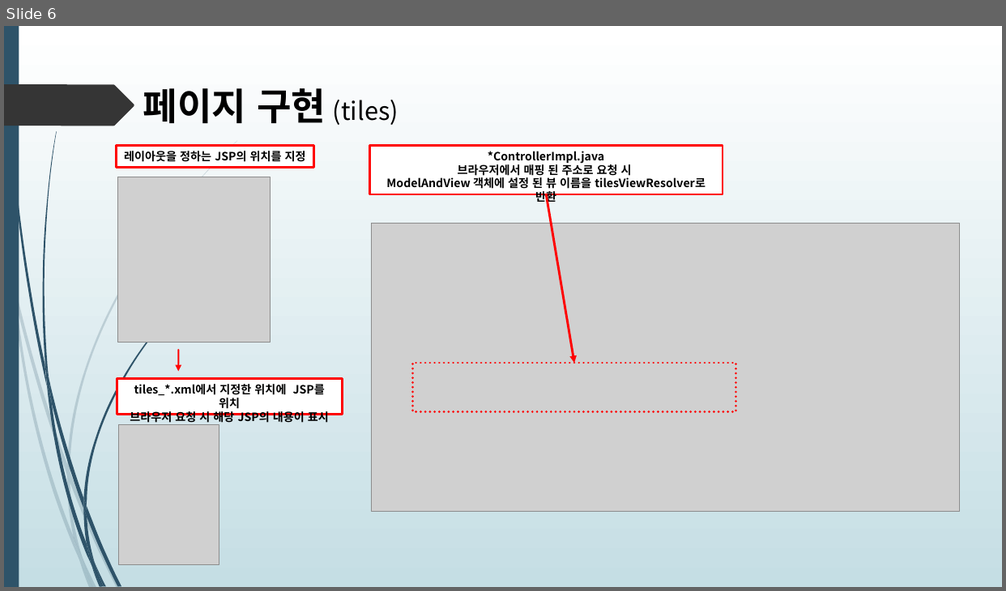
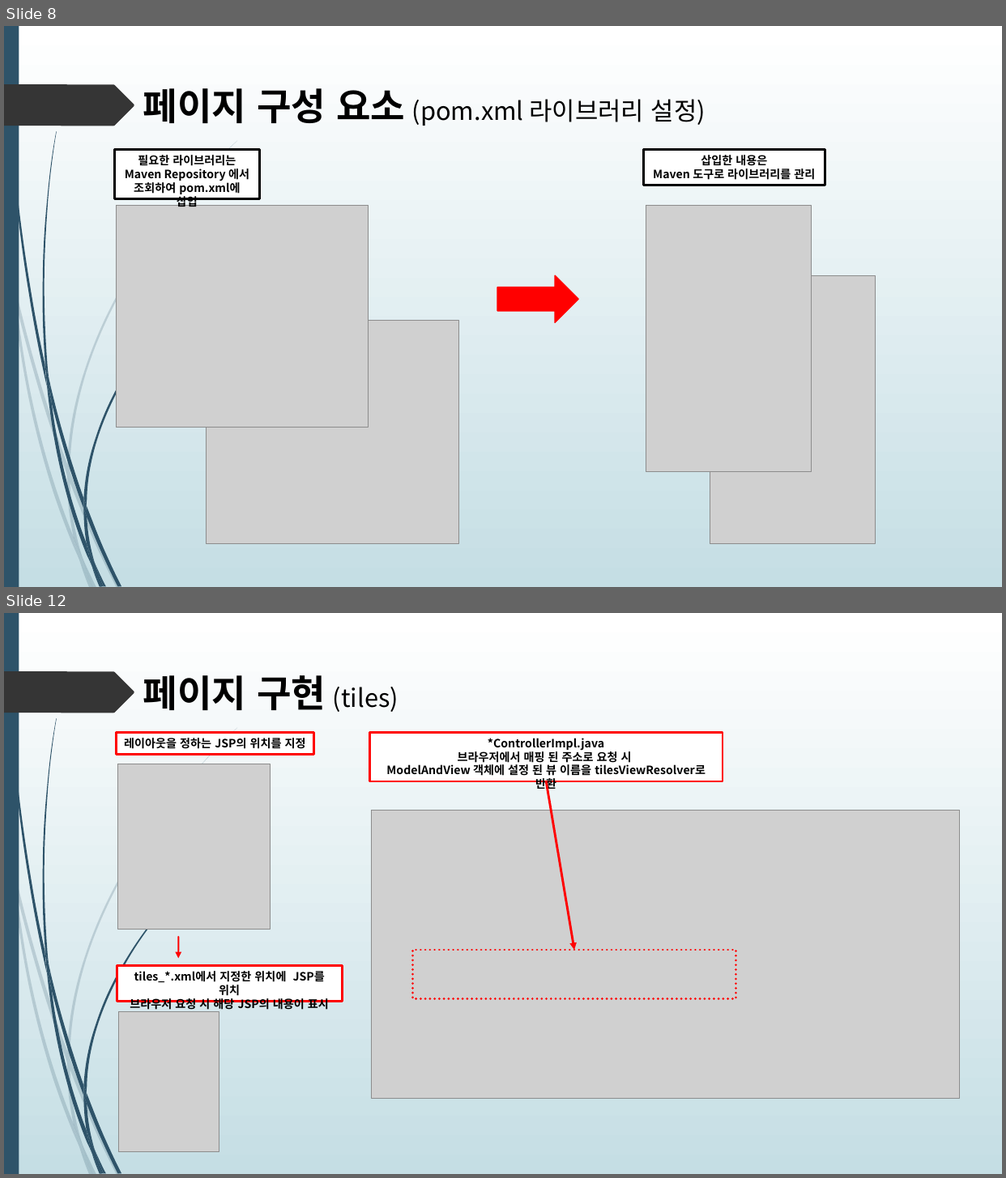
Before and after one commit to himediaai/DongOuk, a slide deck: 쇼핑몰.pptx. Shown one above the other, each under a label of ours: slide 6 before the commit, slides 8 and 12 after it; the slides between them are not shown. The pictures are 1006x591 and 1006x1178 pixels, drawn with LibreOffice and Linux fonts; fonts in the diff are those of the drawing; grey boxes stand for pictures. Boxes give left, top, right and bottom in pixels: in the first picture for what was removed or moved away, otherwise in the second. Text is boxed around its words. In the diff, an @@ line names an element or a change of style, - is before the commit and + after.

```diff
--- a/쇼핑몰.pptx
+++ b/쇼핑몰.pptx
@@ slide 8 added at [4,26,1002,587], background gradient #FFFFFF to #C5DEE5; not listed: 24 template elements that a slide beside it also shows @@
@@ text added at [143,88,705,126], 24 pt, text #000000 @@
+페이지 구성 요소 (pom.xml 라이브러리 설정)
@@ rectangle added at [115,149,260,199], fill #FFFFFF, outline #000000 2.25 pt, 11 pt, text #000000, bold @@
+필요한 라이브러리는
+Maven Repository 에서
+조회하여 pom.xml에 삽입
@@ rectangle added at [644,149,825,185], fill #FFFFFF, outline #000000 2.25 pt, 11 pt, text #000000, bold @@
+삽입한 내용은
+Maven 도구로 라이브러리를 관리
@@ picture added at [117,206,368,427] @@
@@ picture added at [646,206,812,472] @@
@@ right arrow added at [497,276,578,323], fill #FF0000, outline #FF0000 1.25 pt @@
@@ picture added at [710,276,876,544] @@
@@ picture added at [206,320,458,544] @@
@@ what was slide 6 is now slide 12 @@
```
Also in this commit, not shown: 3 slides changed, 6 other slides added, 1 slide removed.
